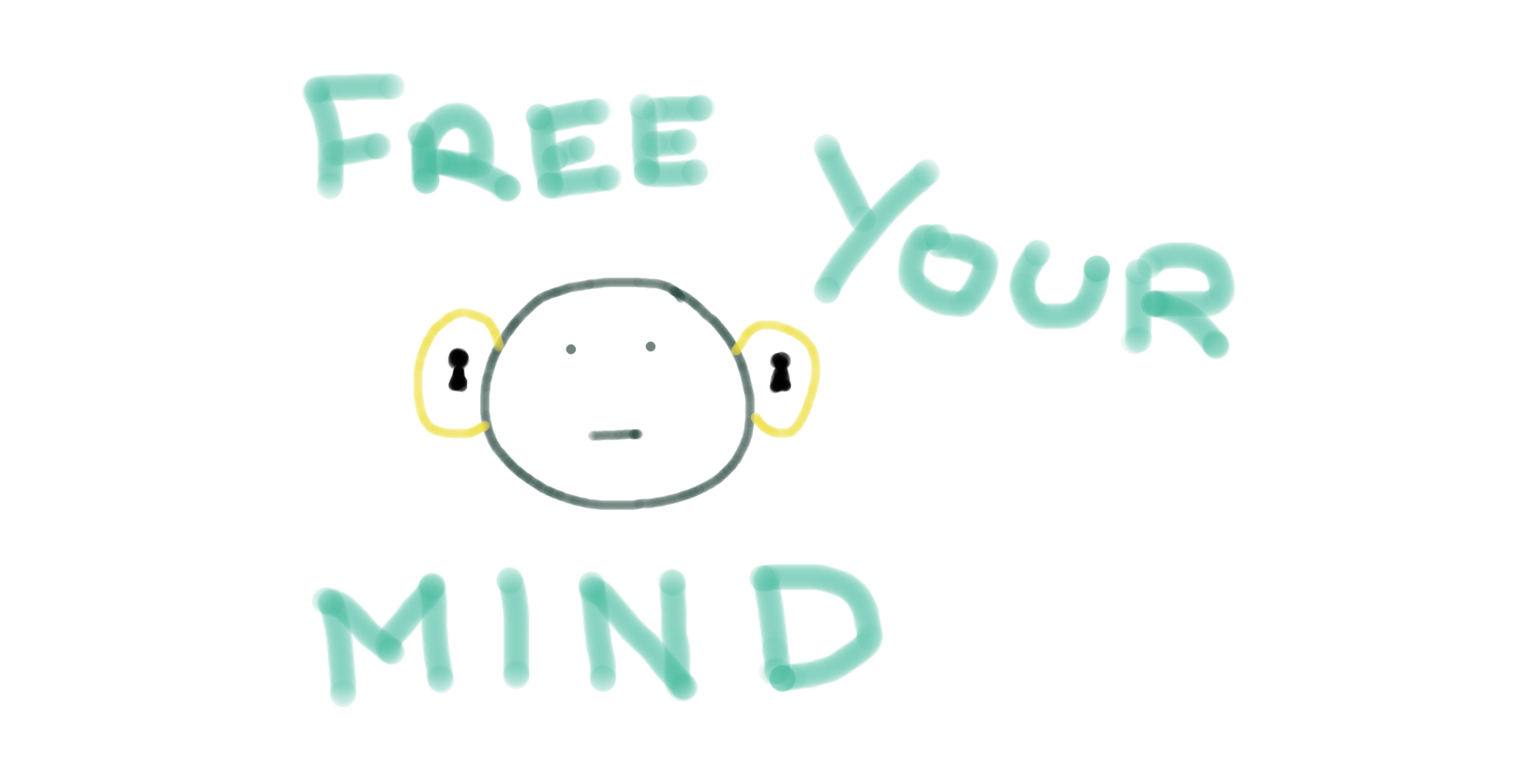
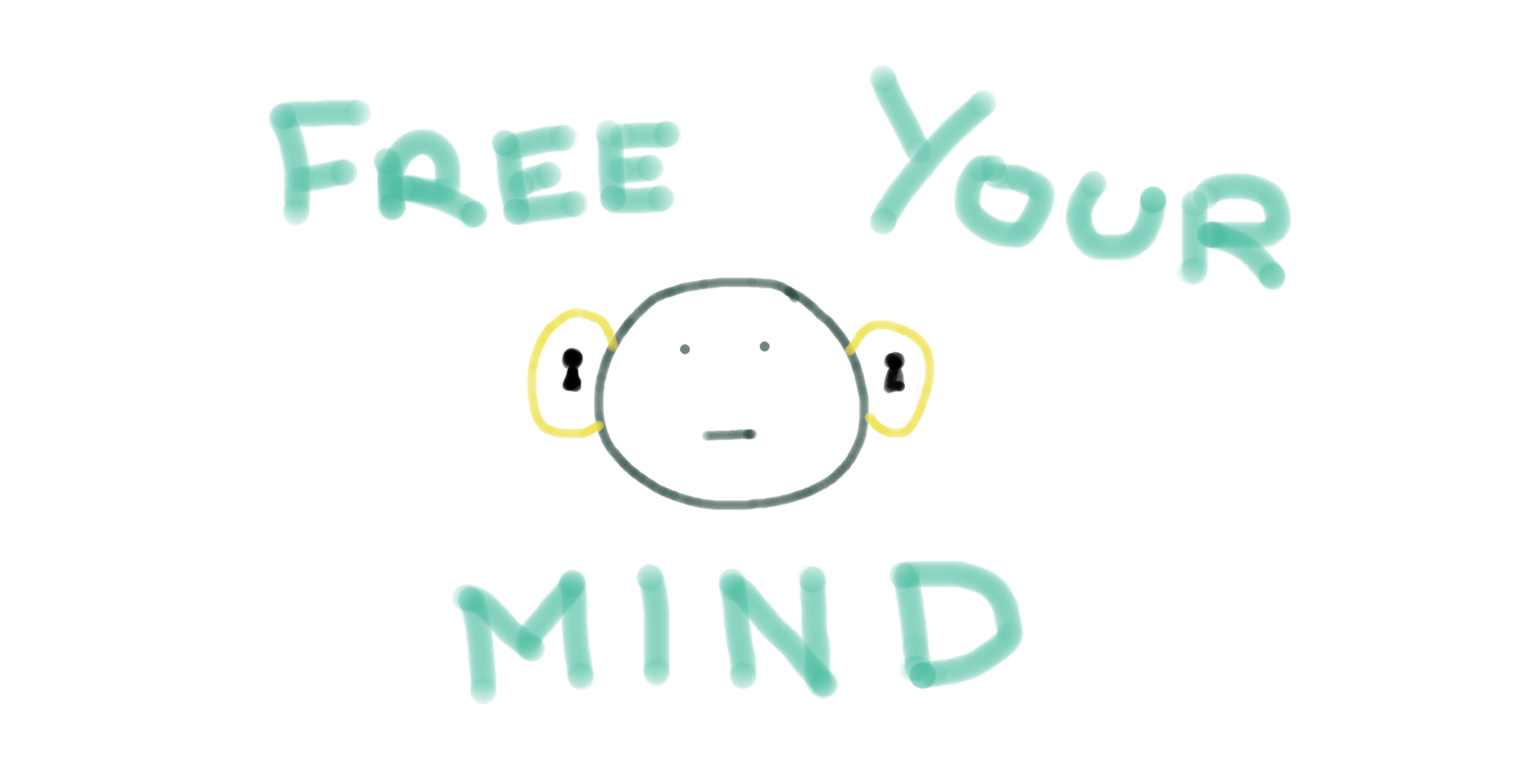
Layers edited between the first and the second 1536×768 image:
painted on "Face" over [412, 276, 936, 511]
painted on "Text" over [267, 64, 1293, 708]
